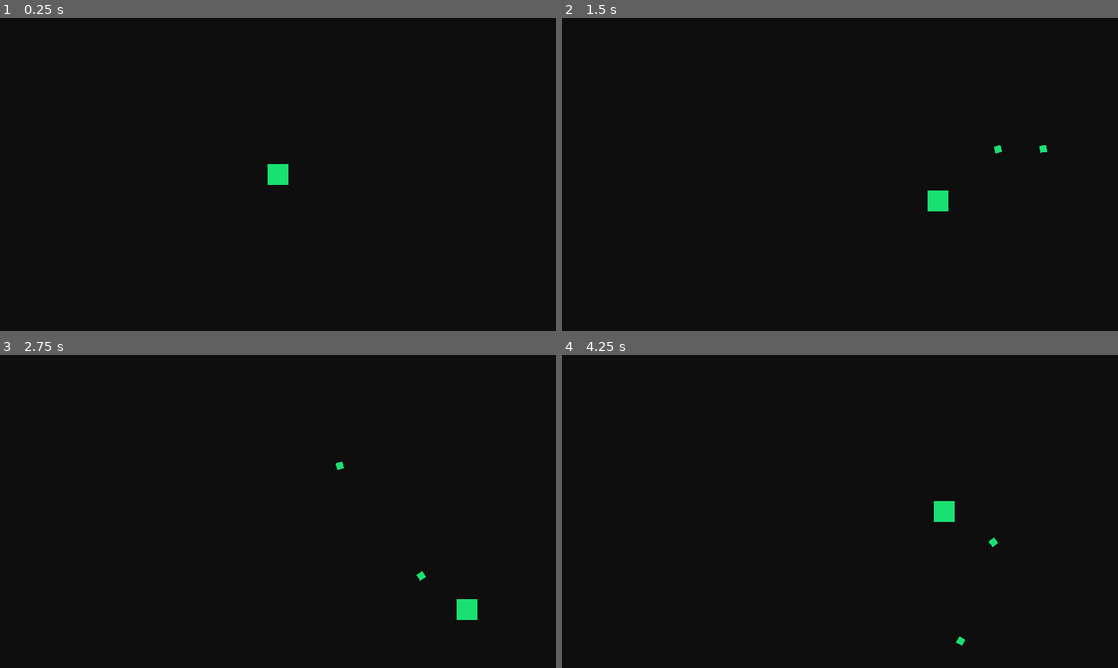
Above: before the commit, frames 1-4 (two rows, left to right).
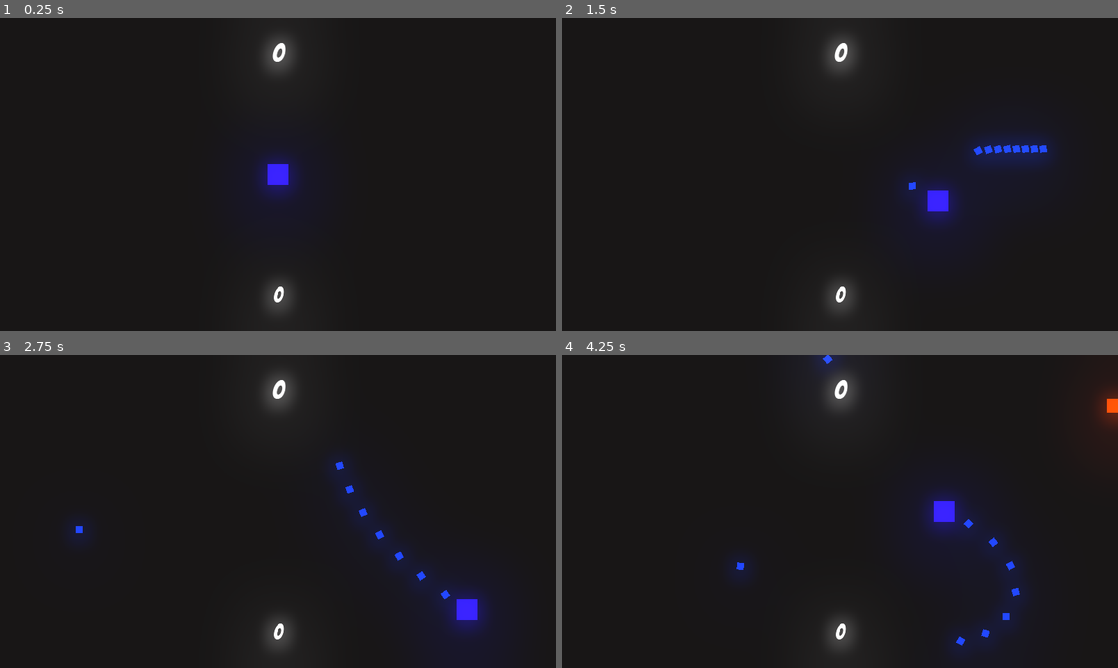
Above: after the commit, the same moments.

Repository: Pinais/TopDownShooter
Game: Godot game, scene res://Arena.tscn
Same seed, same stepped clock (60 frames per second), same inputs: the game is played once before the commit and once after it.
Inputs (mouse positions are in pixels of both pictures, inside the frame that each line leads up to):
- Up to frame 1 (0.25 s): no input
- Up to frame 2 (1.5 s): tap Enter at 0.5 s; move the mouse to (962, 158) at 0.52 s; press the mouse at (962, 158) at 0.53 s; hold D (direita) 0.53-1.28 s; move the mouse to (728, 190) at 1.27 s; release the mouse at (728, 190) at 1.28 s; hold S (baixo) from 1.28 s (still down); click (728, 190) at 1.35 s
- Up to frame 3 (2.75 s): move the mouse to (333, 442) at 2.02 s; release S (baixo) at 2.03 s; press the mouse at (333, 442) at 2.03 s; hold D (direita) from 2.03 s (still down)
- Up to frame 4 (4.25 s): move the mouse to (812, 574) at 2.77 s; release D (direita) at 2.78 s; release the mouse at (812, 574) at 2.78 s; hold W (cima) 2.78-3.53 s; click (812, 574) at 2.85 s; move the mouse to (1006, 558) at 3.52 s; press the mouse at (1006, 558) at 3.53 s; hold A (esquerda) from 3.53 s (still down)

The runs differ from the first frame. In frame 1, 3.7% of the frame differs, in the area x 44-56%, y 4-96%; in frame 2, 7.6%; in frame 3, 8.0%; in frame 4, 9.1%, in the area x 29-100%, y 0-98%.

Commit message:
0.1

Diff:
--- a/Codigo/Arena.tscn
+++ b/Codigo/Arena.tscn
@@ -1,10 +1,83 @@
-[gd_scene load_steps=3 format=2]
+[gd_scene load_steps=12 format=2]
 
 [ext_resource path="res://Jogador.tscn" type="PackedScene" id=1]
 [ext_resource path="res://scrips/Arena.gd" type="Script" id=2]
+[ext_resource path="res://textura/Font.ttf" type="DynamicFontData" id=3]
+[ext_resource path="res://scrips/pontos.gd" type="Script" id=4]
+[ext_resource path="res://scrips/Camera2D.gd" type="Script" id=5]
+[ext_resource path="res://scrips/recorde.gd" type="Script" id=6]
+[ext_resource path="res://Inimigo_1.tscn" type="PackedScene" id=7]
+[ext_resource path="res://Inimigo_2.tscn" type="PackedScene" id=8]
+
+[sub_resource type="Environment" id=1]
+background_mode = 4
+glow_enabled = true
+glow_bloom = 0.3
+glow_blend_mode = 0
+glow_bicubic_upscale = true
+glow_high_quality = true
+
+[sub_resource type="DynamicFont" id=2]
+size = 30
+use_filter = true
+font_data = ExtResource( 3 )
+
+[sub_resource type="DynamicFont" id=3]
+size = 25
+font_data = ExtResource( 3 )
 
 [node name="Arena" type="Node2D"]
 script = ExtResource( 2 )
+inimigos = [ ExtResource( 7 ), ExtResource( 8 ) ]
 
 [node name="Jogador" parent="." instance=ExtResource( 1 )]
+modulate = Color( 0.168627, 0.101961, 0.882353, 1 )
 position = Vector2( 320, 180 )
+
+[node name="WorldEnvironment" type="WorldEnvironment" parent="."]
+environment = SubResource( 1 )
+
+[node name="timer_spawn_inimigo" type="Timer" parent="."]
+wait_time = 3.0
+autostart = true
+
+[node name="timer_dificuldade" type="Timer" parent="."]
+
+[node name="UI" type="Node2D" parent="."]
+z_index = 20
+
+[node name="Control" type="Control" parent="UI"]
+margin_right = 640.0
+margin_bottom = 360.0
+
+[node name="pontos" type="Label" parent="UI/Control"]
+margin_right = 640.0
+margin_bottom = 80.0
+custom_fonts/font = SubResource( 2 )
+text = "100
+"
+align = 1
+valign = 1
+script = ExtResource( 4 )
+
+[node name="recorde" type="Label" parent="UI/Control"]
+margin_top = 279.0
+margin_right = 640.0
+margin_bottom = 359.0
+custom_fonts/font = SubResource( 3 )
+text = "100
+"
+align = 1
+valign = 1
+script = ExtResource( 6 )
+
+[node name="Camera2D" type="Camera2D" parent="."]
+position = Vector2( 320, 180 )
+current = true
+script = ExtResource( 5 )
+
+[node name="timer_camera" type="Timer" parent="Camera2D"]
+
+[connection signal="timeout" from="timer_spawn_inimigo" to="." method="_on_timer_spawn_inimigo_timeout"]
+[connection signal="timeout" from="timer_dificuldade" to="." method="_on_timer_dificuldade_timeout"]
+[connection signal="timeout" from="Camera2D/timer_camera" to="Camera2D" method="_on_timer_camera_timeout"]
--- /dev/null
+++ b/Codigo/Inimigo.tscn
@@ -0,0 +1,26 @@
+[gd_scene load_steps=4 format=2]
+
+[ext_resource path="res://textura/Square.png" type="Texture" id=1]
+[ext_resource path="res://scrips/Inimigo_simples.gd" type="Script" id=2]
+
+[sub_resource type="RectangleShape2D" id=1]
+extents = Vector2( 8.5, 8.5 )
+
+[node name="Inimigo_base" type="Sprite"]
+modulate = Color( 0.847059, 0.156863, 0.0156863, 1 )
+position = Vector2( 1.5, 1.5 )
+texture = ExtResource( 1 )
+script = ExtResource( 2 )
+
+[node name="hitbox" type="Area2D" parent="." groups=["inimigo"]]
+
+[node name="CollisionShape2D" type="CollisionShape2D" parent="hitbox"]
+visible = false
+shape = SubResource( 1 )
+
+[node name="timer_recuo" type="Timer" parent="."]
+wait_time = 0.1
+one_shot = true
+
+[connection signal="area_entered" from="hitbox" to="." method="_on_hitbox_area_entered"]
+[connection signal="timeout" from="timer_recuo" to="." method="_on_timer_recuo_timeout"]
--- /dev/null
+++ b/Codigo/Inimigo_1.tscn
@@ -0,0 +1,6 @@
+[gd_scene load_steps=2 format=2]
+
+[ext_resource path="res://Inimigo.tscn" type="PackedScene" id=1]
+
+[node name="Inimigo_1" instance=ExtResource( 1 )]
+modulate = Color( 0.847059, 0.254902, 0.0156863, 1 )
--- /dev/null
+++ b/Codigo/Inimigo_2.tscn
@@ -0,0 +1,9 @@
+[gd_scene load_steps=2 format=2]
+
+[ext_resource path="res://Inimigo.tscn" type="PackedScene" id=1]
+
+[node name="Inimigo_2" instance=ExtResource( 1 )]
+modulate = Color( 0.847059, 0.760784, 0.0156863, 1 )
+velocidade = 120
+recuo = 1200
+hp = 1
--- a/Codigo/Jogador.gd
+++ /dev/null
@@ -1,22 +0,0 @@
-extends Sprite
-
-var velocidade = 150
-var movimento = Vector2.ZERO
-
-var projetil = preload("res://projetil.tscn")
-var recarregado = true
-
-func _process(delta: float) -> void:
-	movimento.x = int(Input.is_action_pressed("direita")) - int(Input.is_action_pressed("esquerda"))
-	movimento.y = int(Input.is_action_pressed("baixo")) - int(Input.is_action_pressed("cima"))
-
-	global_position += velocidade * movimento * delta
-
-	if Input.is_action_pressed("atirar") and Global.criacao_no_pai != null and recarregado:
-		Global.instance_node(projetil, global_position, Global.criacao_no_pai)
-		recarregado = false
-		$tempo_recarga.start()
-
-
-func _on_tempo_recarga_timeout():
-	recarregado = true
--- a/Codigo/Jogador.tscn
+++ b/Codigo/Jogador.tscn
@@ -1,7 +1,10 @@
-[gd_scene load_steps=3 format=2]
+[gd_scene load_steps=4 format=2]
 
 [ext_resource path="res://textura/Square.png" type="Texture" id=1]
-[ext_resource path="res://Jogador.gd" type="Script" id=2]
+[ext_resource path="res://scrips/Jogador.gd" type="Script" id=2]
+
+[sub_resource type="RectangleShape2D" id=1]
+extents = Vector2( 8, 8 )
 
 [node name="Jogador" type="Sprite"]
 modulate = Color( 0.101961, 0.882353, 0.447059, 1 )
@@ -10,7 +13,15 @@
 script = ExtResource( 2 )
 
 [node name="tempo_recarga" type="Timer" parent="."]
-wait_time = 0.5
+wait_time = 0.1
 one_shot = true
 
+[node name="hitbox" type="Area2D" parent="."]
+
+[node name="CollisionShape2D" type="CollisionShape2D" parent="hitbox"]
+visible = false
+position = Vector2( 0, -2.38419e-07 )
+shape = SubResource( 1 )
+
 [connection signal="timeout" from="tempo_recarga" to="." method="_on_tempo_recarga_timeout"]
+[connection signal="area_entered" from="hitbox" to="." method="_on_hitbox_area_entered"]
--- /dev/null
+++ b/Codigo/particula_sangue.tscn
@@ -0,0 +1,25 @@
+[gd_scene load_steps=3 format=2]
+
+[ext_resource path="res://textura/Circle.png" type="Texture" id=1]
+[ext_resource path="res://scrips/particula_sangue.gd" type="Script" id=2]
+
+[node name="particula_sangue" type="CPUParticles2D"]
+z_index = -10
+amount = 15
+lifetime = 0.2
+explosiveness = 1.0
+texture = ExtResource( 1 )
+spread = 18.9
+gravity = Vector2( 0, 0 )
+initial_velocity = 658.0
+initial_velocity_random = 1.0
+scale_amount = 0.05
+scale_amount_random = 0.12
+script = ExtResource( 2 )
+
+[node name="timer" type="Timer" parent="."]
+wait_time = 0.15
+one_shot = true
+autostart = true
+
+[connection signal="timeout" from="timer" to="." method="_on_timer_timeout"]
--- a/Codigo/project.godot
+++ b/Codigo/project.godot
@@ -16,7 +16,7 @@
 
 [autoload]
 
-Global="*res://scrips/global.gd"
+Global="*res://scrips/Global.gd"
 
 [display]
 
--- a/Codigo/projetil.tscn
+++ b/Codigo/projetil.tscn
@@ -1,14 +1,23 @@
-[gd_scene load_steps=3 format=2]
+[gd_scene load_steps=4 format=2]
 
 [ext_resource path="res://textura/Square.png" type="Texture" id=1]
-[ext_resource path="res://scrips/projetil.gd" type="Script" id=2]
+[ext_resource path="res://scrips/Projetil.gd" type="Script" id=2]
+
+[sub_resource type="RectangleShape2D" id=1]
+extents = Vector2( 8, 8 )
 
 [node name="projetil" type="Sprite"]
-modulate = Color( 0.101961, 0.882353, 0.447059, 1 )
+modulate = Color( 0.101961, 0.239216, 0.882353, 1 )
 scale = Vector2( 0.5, 0.5 )
 texture = ExtResource( 1 )
 script = ExtResource( 2 )
 
 [node name="VisibilityNotifier2D" type="VisibilityNotifier2D" parent="."]
+visible = false
+
+[node name="hitbox" type="Area2D" parent="." groups=["dano"]]
+
+[node name="CollisionShape2D" type="CollisionShape2D" parent="hitbox"]
+shape = SubResource( 1 )
 
 [connection signal="screen_exited" from="VisibilityNotifier2D" to="." method="_on_VisibilityNotifier2D_screen_exited"]
--- a/Codigo/scrips/Arena.gd
+++ b/Codigo/scrips/Arena.gd
@@ -1,7 +1,24 @@
 extends Node2D
+
+export(Array, PackedScene) var inimigos
 
 func _ready():
 	Global.criacao_no_pai = self
+	Global.pontos = 0
 
 func _exit_tree():
 	Global.criacao_no_pai = null
+
+
+func _on_timer_spawn_inimigo_timeout():
+	var posicao_inimigo = Vector2(rand_range(-160, 760), rand_range(-90, 390))
+
+	while posicao_inimigo.x < 640 and posicao_inimigo.x > -80 and posicao_inimigo.y < 360 and posicao_inimigo.y > -45:
+		posicao_inimigo = Vector2(rand_range(-160, 760), rand_range(-90, 390))
+
+	var numero_inimigos = round(rand_range(0, inimigos.size() - 1))
+	Global.instance_node(inimigos[numero_inimigos], posicao_inimigo, self)
+
+func _on_timer_dificuldade_timeout():
+	if $timer_spawn_inimigo.wait_time > 0.50:
+		$timer_spawn_inimigo.wait_time -= 0.25
--- /dev/null
+++ b/Codigo/scrips/Camera2D.gd
@@ -0,0 +1,28 @@
+extends Camera2D
+
+var intensidade_tremor_camera = 0
+
+var iniciar_tremor_camera = false
+
+func _process(delta):
+	zoom = lerp(zoom, Vector2(1,1), 0.3)
+
+	if iniciar_tremor_camera == true:
+		global_position += Vector2(rand_range(-intensidade_tremor_camera, intensidade_tremor_camera),
+		rand_range(-intensidade_tremor_camera, intensidade_tremor_camera)) * delta
+
+func tremer_tela(intensidade, tempo):
+	zoom = Vector2(1,1) - Vector2(intensidade * 0.002, intensidade * 0.002)
+	intensidade_tremor_camera = intensidade
+	$timer_camera.wait_time = tempo
+	$timer_camera.start()
+	iniciar_tremor_camera = true
+
+func _ready():
+	Global.camera = self
+
+func _exit_tree():
+	Global.camera = null
+
+func _on_timer_camera_timeout():
+	iniciar_tremor_camera = false
--- /dev/null
+++ b/Codigo/scrips/Inimigo_simples.gd
@@ -0,0 +1,5 @@
+extends "res://scrips/base_inimigo.gd"
+
+
+func _process(delta):
+	movimento_basico_inimigo(delta)
--- /dev/null
+++ b/Codigo/scrips/Jogador.gd
@@ -0,0 +1,42 @@
+extends Sprite
+
+var velocidade = 150
+var movimento = Vector2.ZERO
+
+var projetil = preload("res://projetil.tscn")
+
+var recarregado = true
+var morto = false
+
+func _ready():
+	Global.jogador = self
+
+func _exit_tree():
+	Global.jogador = null
+
+func _process(delta: float) -> void:
+	movimento.x = int(Input.is_action_pressed("direita")) - int(Input.is_action_pressed("esquerda"))
+	movimento.y = int(Input.is_action_pressed("baixo")) - int(Input.is_action_pressed("cima"))
+
+	global_position.x = clamp(global_position.x, 24, 616)
+	global_position.y = clamp(global_position.y, 24, 336)
+
+	if morto == false:
+		global_position += velocidade * movimento * delta
+
+	if Input.is_action_pressed("atirar") and Global.criacao_no_pai != null and recarregado and morto == false:
+		Global.instance_node(projetil, global_position, Global.criacao_no_pai)
+		recarregado = false
+		$tempo_recarga.start()
+
+
+func _on_tempo_recarga_timeout():
+	recarregado = true
+
+
+func _on_hitbox_area_entered(area):
+	if area.is_in_group("inimigo"):
+		visible = false
+		morto = true
+		yield(get_tree().create_timer(1), "timeout")
+		get_tree().reload_current_scene()
--- /dev/null
+++ b/Codigo/scrips/base_inimigo.gd
@@ -0,0 +1,44 @@
+extends Sprite
+
+export(int) var velocidade = 75
+var movimento = Vector2.ZERO
+export(int) var recuo = 600
+export(int) var hp = 3
+
+var atordoado = false
+
+var particula_sangue = preload("res://particula_sangue.tscn")
+
+onready var cor_atual = modulate
+
+func _process(delta):
+	if hp <= 0 and Global.criacao_no_pai != null:
+		if Global.camera != null:
+			Global.camera.tremer_tela(50, 0.1)
+		Global.pontos += 10
+		var instancia_particula_sangue = Global.instance_node(particula_sangue, global_position, Global.criacao_no_pai)
+		instancia_particula_sangue.rotation = movimento.angle()
+		instancia_particula_sangue.modulate = Color.from_hsv(cor_atual.h, 1, 0.3)
+		queue_free()
+
+func movimento_basico_inimigo(delta):
+	if Global.jogador != null and atordoado == false:
+		movimento = global_position.direction_to(Global.jogador.global_position)
+		global_position += movimento * velocidade * delta
+	elif atordoado:
+		movimento = lerp(movimento, Vector2.ZERO, 0.1)
+		global_position += movimento * delta
+
+
+func _on_hitbox_area_entered(area):
+	if area.is_in_group("dano") and atordoado == false:
+		modulate = Color.white
+		area.get_parent().queue_free()
+		movimento = -movimento * recuo
+		atordoado = true
+		hp -= 1
+		$timer_recuo.start()
+
+func _on_timer_recuo_timeout():
+	modulate = cor_atual
+	atordoado = false
--- a/Codigo/scrips/global.gd
+++ b/Codigo/scrips/global.gd
@@ -1,6 +1,11 @@
 extends Node
 
 var criacao_no_pai = null
+var jogador = null
+var camera = null
+
+var pontos = 0
+var recorde = 0
 
 func instance_node(node, location, parent):
 	var node_instance = node.instance()
--- /dev/null
+++ b/Codigo/scrips/particula_sangue.gd
@@ -0,0 +1,10 @@
+extends CPUParticles2D
+
+
+func _on_timer_timeout():
+	set_process(false)
+	set_physics_process(false)
+	set_process_input(false)
+	set_process_internal(false)
+	set_process_unhandled_input(false)
+	set_process_unhandled_key_input(false)
--- /dev/null
+++ b/Codigo/scrips/pontos.gd
@@ -0,0 +1,4 @@
+extends Label
+
+func _process(delta):
+	text = String(Global.pontos)
--- /dev/null
+++ b/Codigo/scrips/recorde.gd
@@ -0,0 +1,8 @@
+extends Label
+
+func _ready():
+	text = String (Global.recorde)
+
+func _process(delta):
+	if Global.pontos > Global.recorde:
+		Global.recorde = Global.pontos
Binary file added: Codigo/textura/Font.ttf
